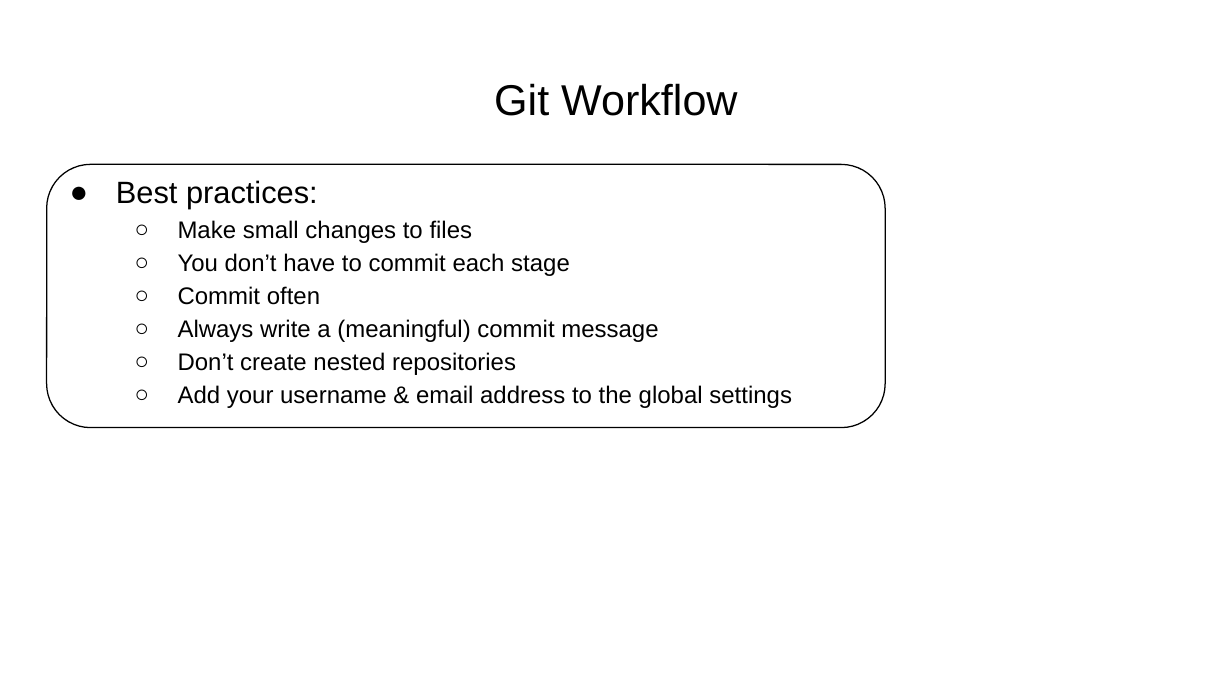
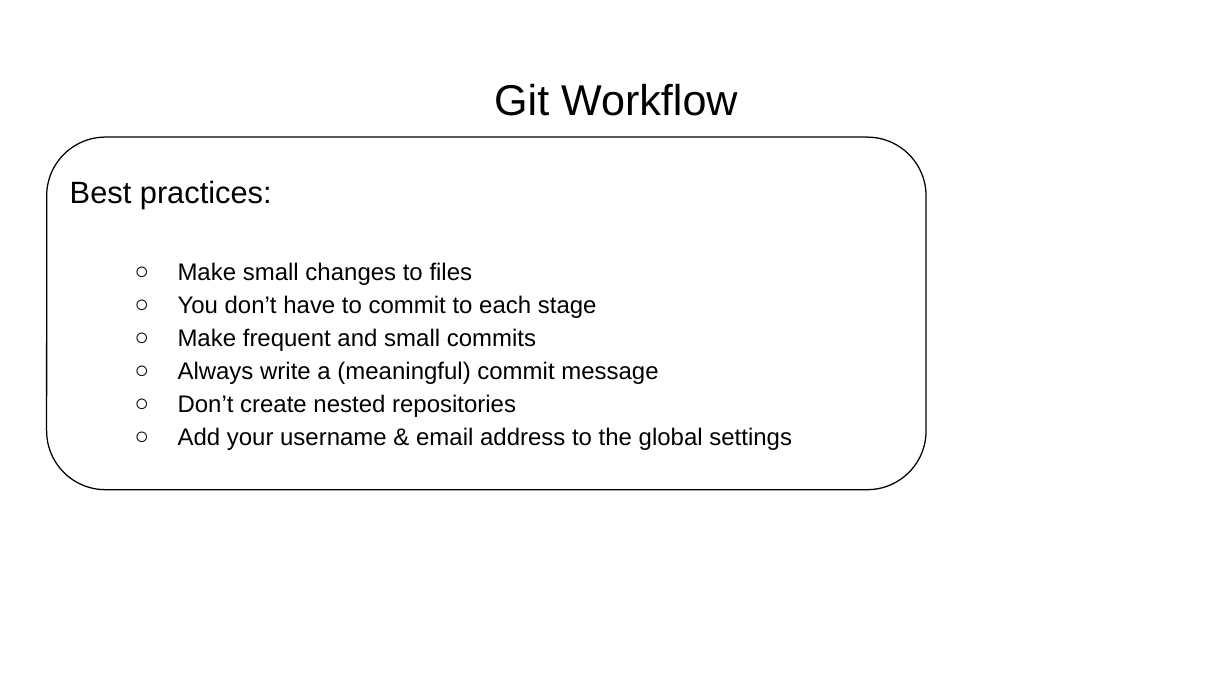
Before and after one commit to RUG-DCC-Research-Software/introduction_to_git_github, a slide deck: slide 39 of 07102025-Introduction_to_git_kapteyn.pptx. Drawn at 1232x693 pixels with LibreOffice and Linux fonts; fonts in the diff are those of the drawing. Boxes give left, top, right and bottom in pixels: in the first picture for what was removed or moved away, otherwise in the second. Text is boxed around its words. In the diff, an @@ line names an element or a change of style, - is before the commit and + after.

```diff
--- a/07102025-Introduction_to_git_kapteyn.pptx
+++ b/07102025-Introduction_to_git_kapteyn.pptx
@@ rounded rectangle: place and size @@
-rounded rectangle at bbox=[47, 164, 886, 428]
+rounded rectangle at bbox=[47, 137, 926, 489]
@@ text at bbox=[70, 180, 272, 209]: bullet ● to none @@
@@ text at bbox=[178, 295, 597, 351]: text changed @@
-  ○ You don’t have to commit each stage
-  ○ Commit often
+  ○ You don’t have to commit to each stage
+  ○ Make frequent and small commits
```
Also in this commit, not shown: 11 other slides changed, 3 slides added.
